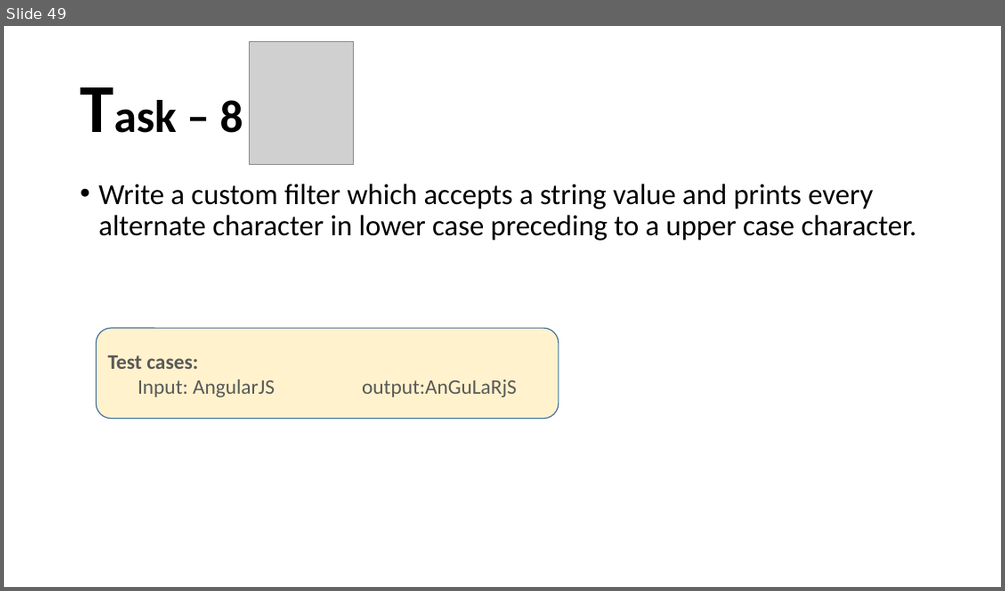
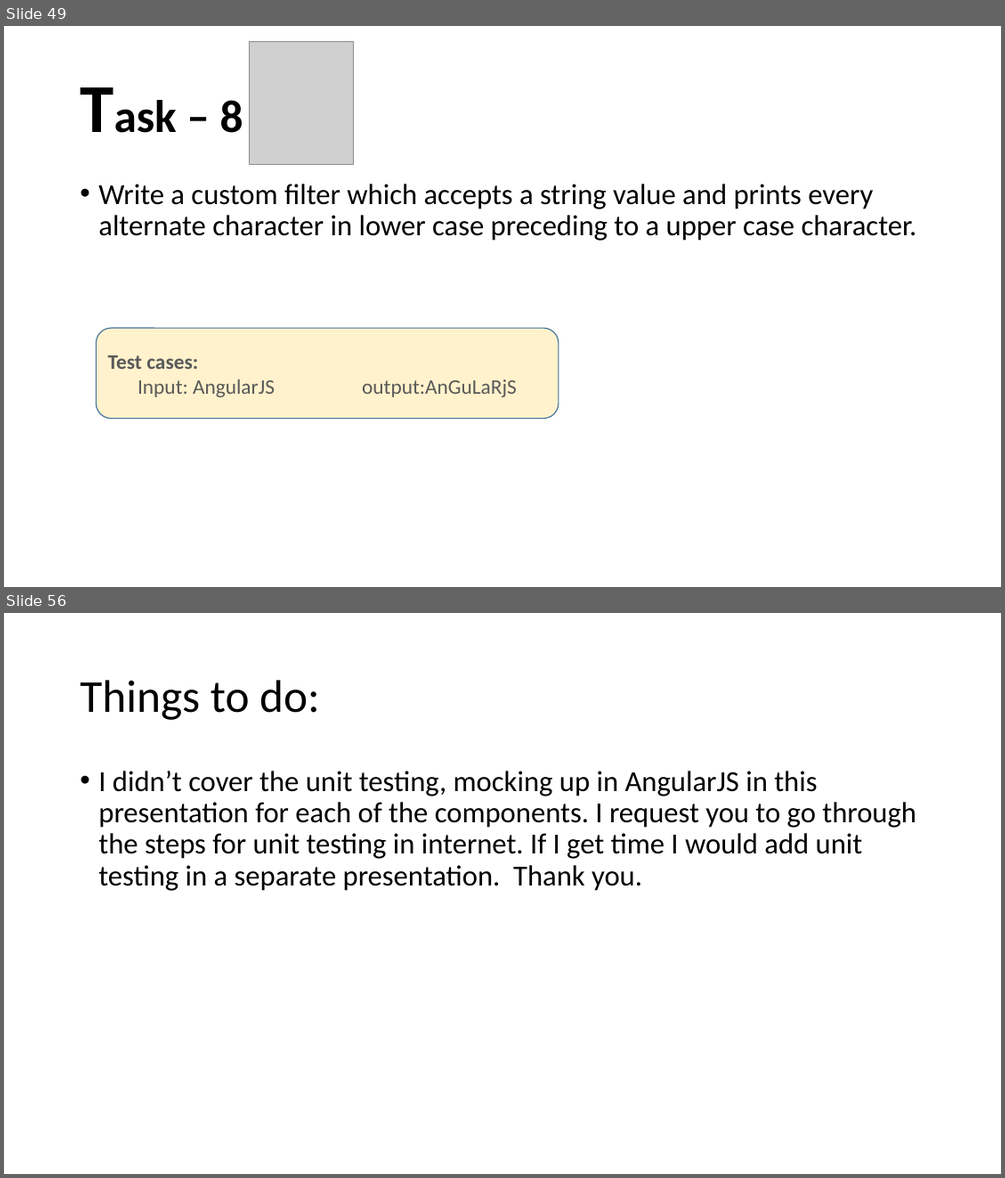
Before and after one commit to santoshkar/Angular, a slide deck: Angular JS draft.pptx. Shown one above the other, each under a label of ours: slide 49 before the commit, slides 49 and 56 after it; the slides between them are not shown. The pictures are 1005x591 and 1005x1178 pixels, drawn with LibreOffice and Linux fonts; fonts in the diff are those of the drawing; grey boxes stand for pictures. Boxes give left, top, right and bottom in pixels: in the first picture for what was removed or moved away, otherwise in the second. Text is boxed around its words. In the diff, an @@ line names an element or a change of style, - is before the commit and + after.

```diff
--- a/Angular JS draft.pptx
+++ b/Angular JS draft.pptx
@@ slide 56 added at bbox=[4, 613, 1001, 1174], background #FFFFFF @@
@@ title added at bbox=[80, 680, 320, 720], 44 pt, text #000000 @@
+Things to do:
@@ text added at bbox=[98, 771, 916, 891], 28 pt, text #000000 @@
+• I didn’t cover the unit testing, mocking up in AngularJS in this presentation for each of the components. I request you to go through the steps for unit testing in internet. If I get time I would add unit testing in a separate presentation. Thank you.
```
Also in this commit, not shown: 16 slides changed, 7 other slides added, 1 slide removed, 4 other files.
